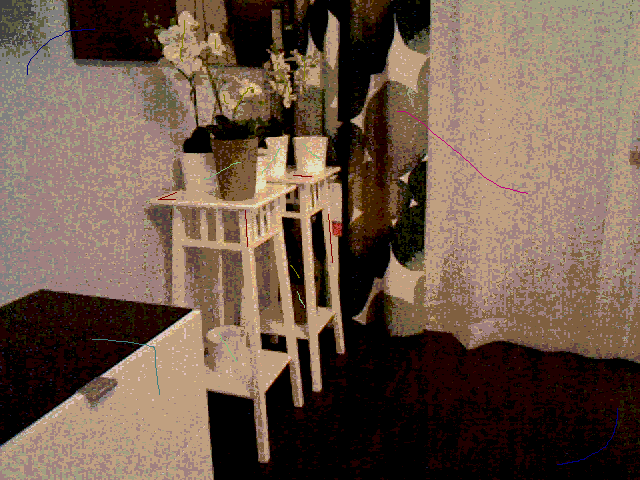
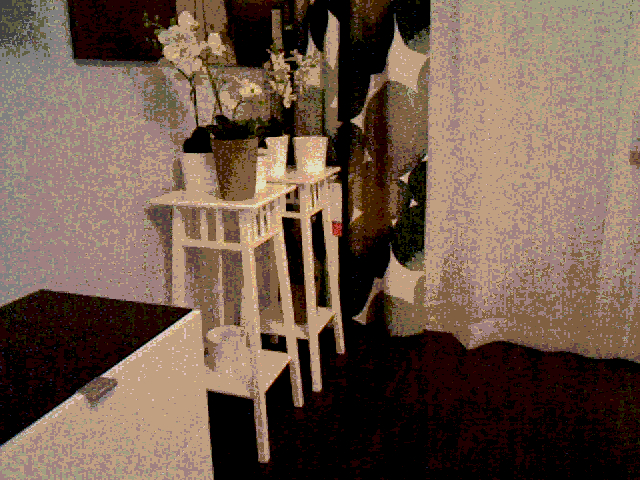
Revision of a layered w=640, h=480 image; what changed, layer by layer:
removed layer "Layer #1" over [27,20,618,465]
